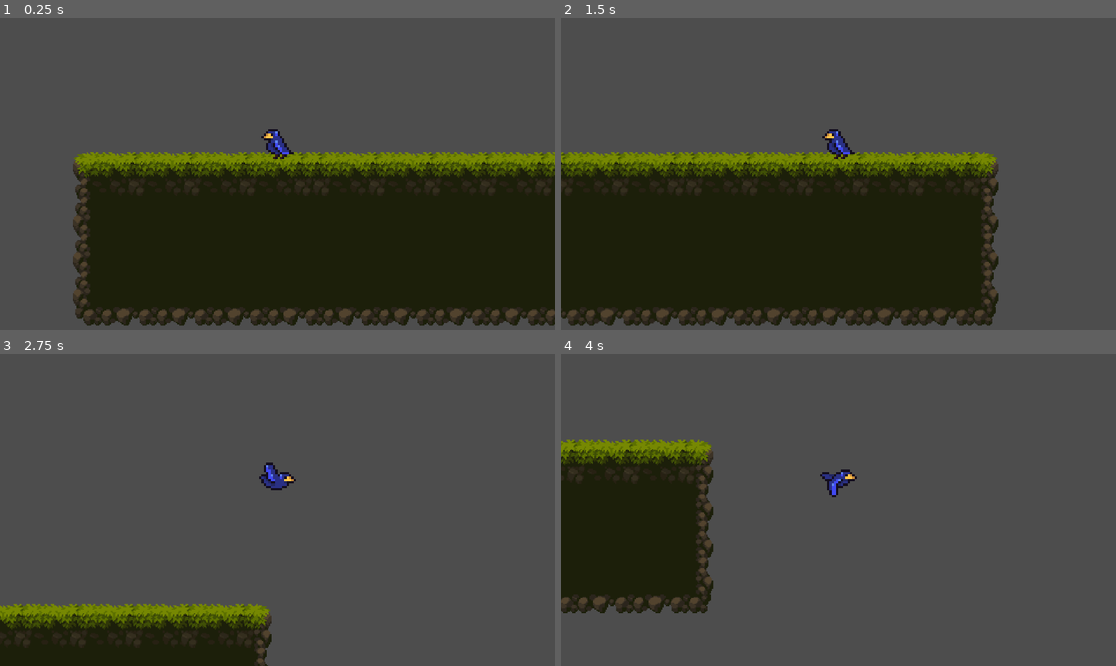
Above: before the commit, frames 1-4 (two rows, left to right).
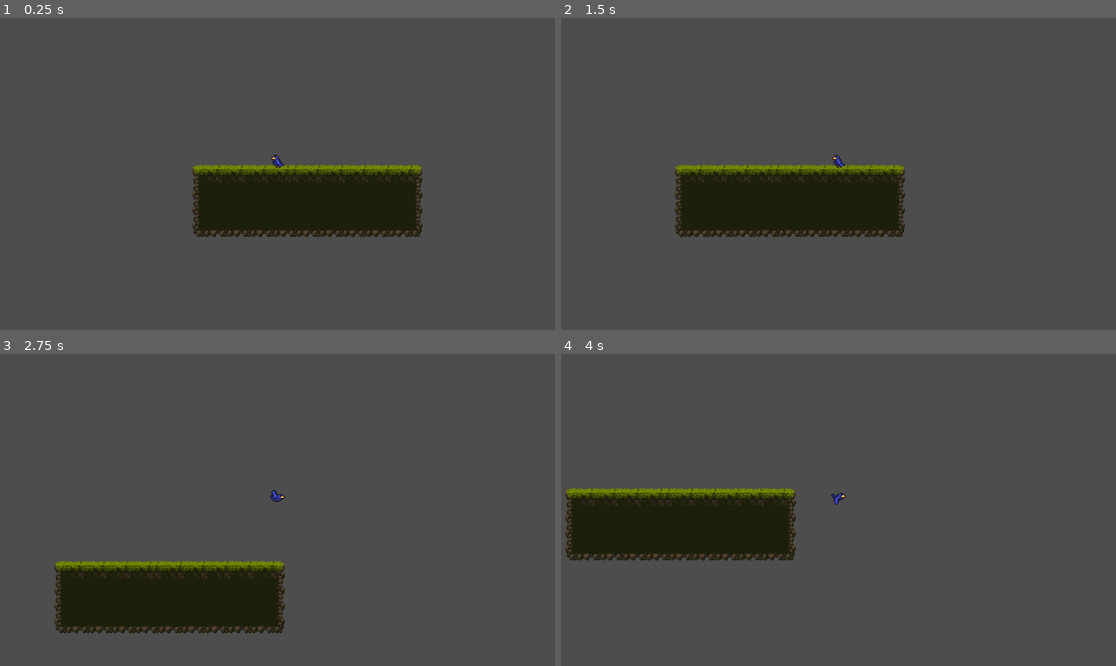
Above: after the commit, the same moments.

Repository: SikK19/AwayGame
Game: Godot game, scene res://test_level.tscn
The game is run twice, just before and just after one commit, with the same random seed, the same clock (stepped at 60 frames per second) and the same inputs.
Inputs (mouse positions are in pixels of both pictures, inside the frame that each line leads up to):
- Up to frame 1 (0.25 s): no input
- Up to frame 2 (1.5 s): tap Enter at 0.5 s; move the mouse to (960, 158) at 0.52 s; press the mouse at (960, 158) at 0.53 s; hold D (right) from 0.53 s (still down); tap W (jump) at 0.77 s; move the mouse to (727, 189) at 1.27 s; release the mouse at (727, 189) at 1.28 s; click (727, 189) at 1.35 s
- Up to frame 3 (2.75 s): tap W (jump) at 1.52 s; tap Space (throw) at 2 s; move the mouse to (333, 441) at 2.02 s; release D (right) at 2.03 s; press the mouse at (333, 441) at 2.03 s; hold A (left) from 2.03 s (still down); tap E (interact) at 2.1 s
- Up to frame 4 (4 s): move the mouse to (810, 572) at 2.77 s; release A (left) at 2.78 s; release the mouse at (810, 572) at 2.78 s; hold D (right) from 2.78 s (still down); tap Space (throw) at 2.85 s; tap W (jump) at 3.02, 3.77 s; click (810, 572) at 3.05 s; tap Enter at 3.5 s; move the mouse to (1005, 556) at 3.52 s; press the mouse at (1005, 556) at 3.53 s

The runs differ from the first frame. In frame 1, 39% of the frame differs, in the area x 13-100%, y 35-99%; in frame 2, 35%; in frame 3, 15%; in frame 4, 14%.

Commit message:
reset window size

Diff:
--- a/project.godot
+++ b/project.godot
@@ -15,19 +15,7 @@
 config/features=PackedStringArray("4.2", "GL Compatibility")
 config/icon="res://icon.svg"
 
-[display]
-
-window/size/viewport_width=1920
-window/size/viewport_height=1080
-window/stretch/scale=4.0
-
 [input]
-
-fly_to_cursor={
-"deadzone": 0.5,
-"events": [Object(InputEventMouseButton,"resource_local_to_scene":false,"resource_name":"","device":-1,"window_id":0,"alt_pressed":false,"shift_pressed":false,"ctrl_pressed":false,"meta_pressed":false,"button_mask":0,"position":Vector2(0, 0),"global_position":Vector2(0, 0),"factor":1.0,"button_index":1,"canceled":false,"pressed":false,"double_click":false,"script":null)
-]
-}
 
 right={
 "deadzone": 0.5,
@@ -54,6 +42,11 @@
 "events": [Object(InputEventKey,"resource_local_to_scene":false,"resource_name":"","device":-1,"window_id":0,"alt_pressed":false,"shift_pressed":false,"ctrl_pressed":false,"meta_pressed":false,"pressed":false,"keycode":0,"physical_keycode":32,"key_label":0,"unicode":32,"echo":false,"script":null)
 ]
 }
+fly_to_cursor={
+"deadzone": 0.5,
+"events": [Object(InputEventMouseButton,"resource_local_to_scene":false,"resource_name":"","device":-1,"window_id":0,"alt_pressed":false,"shift_pressed":false,"ctrl_pressed":false,"meta_pressed":false,"button_mask":0,"position":Vector2(0, 0),"global_position":Vector2(0, 0),"factor":1.0,"button_index":1,"canceled":false,"pressed":false,"double_click":false,"script":null)
+]
+}
 
 [layer_names]
 
@@ -63,7 +56,6 @@
 2d_physics/layer_4="rock-interactable"
 2d_physics/layer_5="bird-interactable"
 
-
 [rendering]
 
 textures/canvas_textures/default_texture_filter=0
